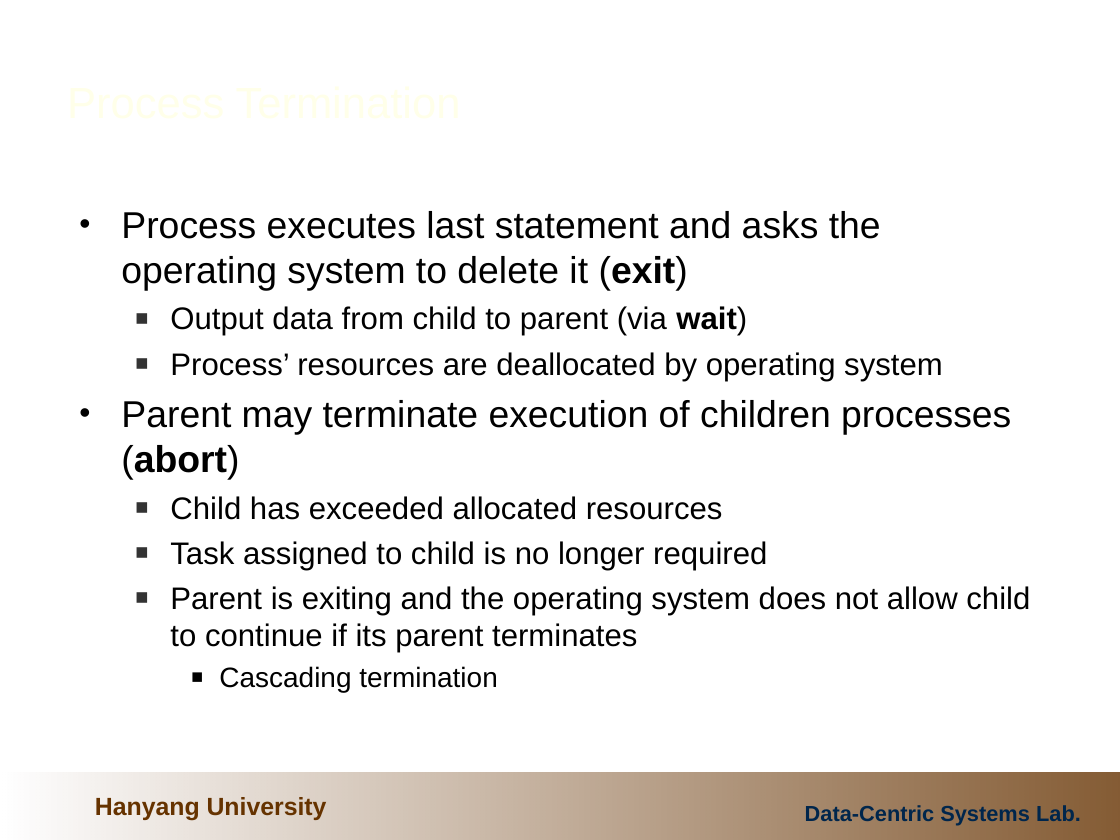
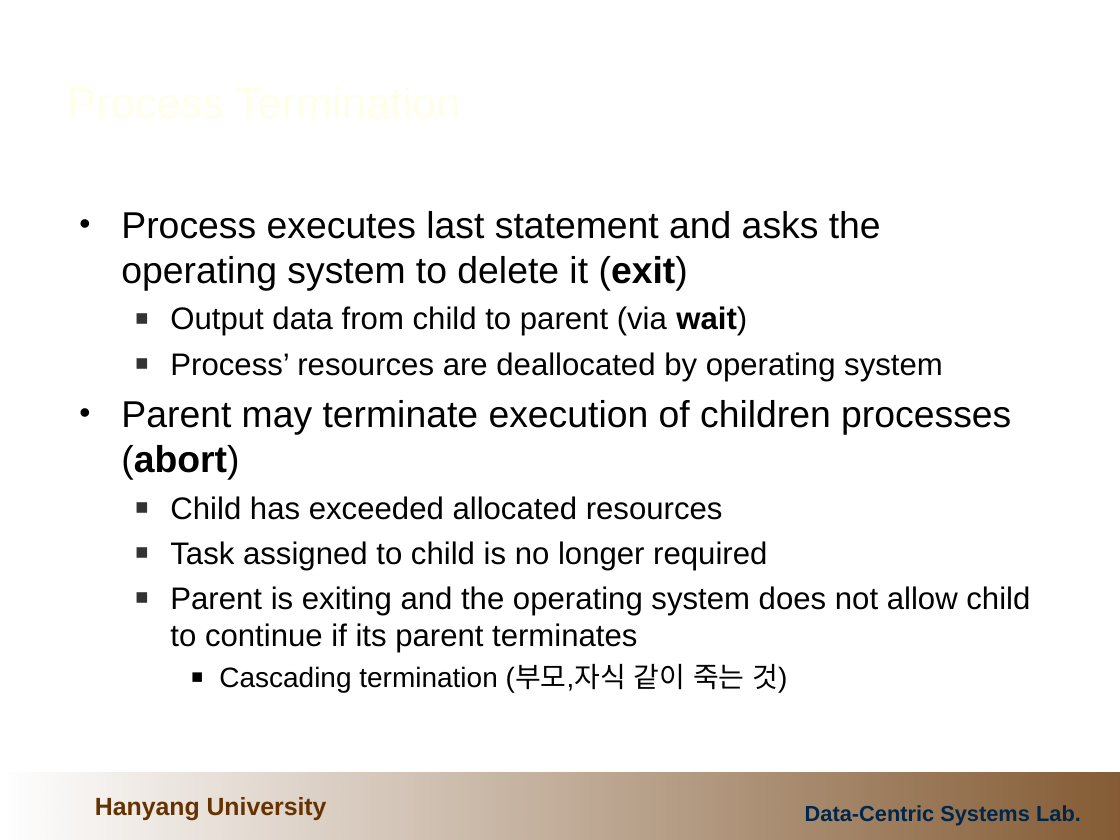
Before and after one commit to cocojk/major, a slide deck: slide 21 of os/이론/3.ProcessesAndThreads.ppt. Drawn at 1120x840 pixels with LibreOffice and Linux fonts; fonts in the diff are those of the drawing; background and template pictures are left out. Boxes give left, top, right and bottom in pixels: in the first picture for what was removed or moved away, otherwise in the second. Text is boxed around its words. In the diff, an @@ line names an element or a change of style, - is before the commit and + after.

```diff
--- a/os/이론/3.ProcessesAndThreads.ppt
+++ b/os/이론/3.ProcessesAndThreads.ppt
@@ text at (x1=219, y1=664, x2=787, y2=693): text changed @@
-    ■ Cascading termination
+    ■ Cascading termination (부모,자식 같이 죽는 것)
```
Also in this commit, not shown: 7 other slides changed, 4 slides added, 9 other files.
